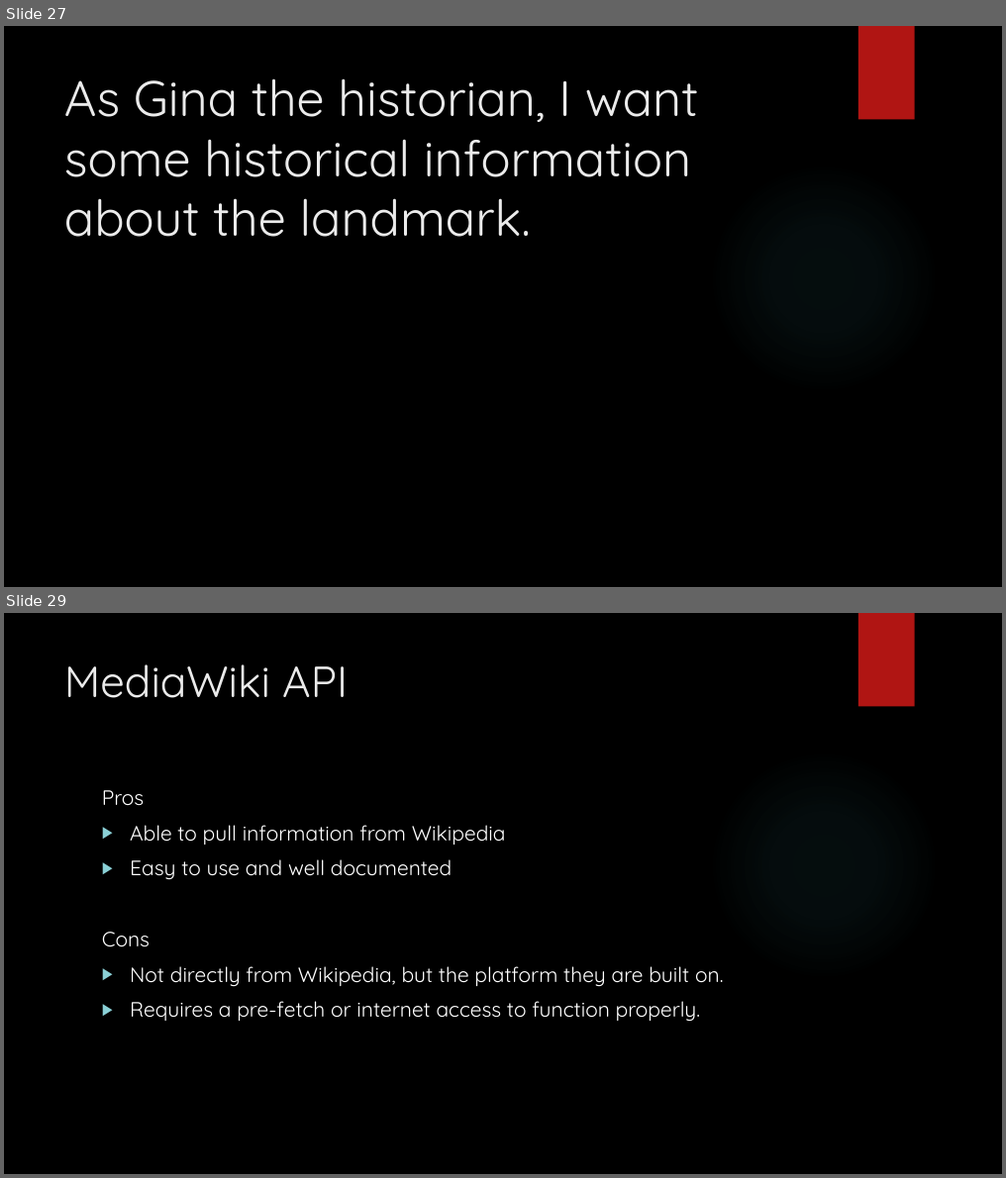
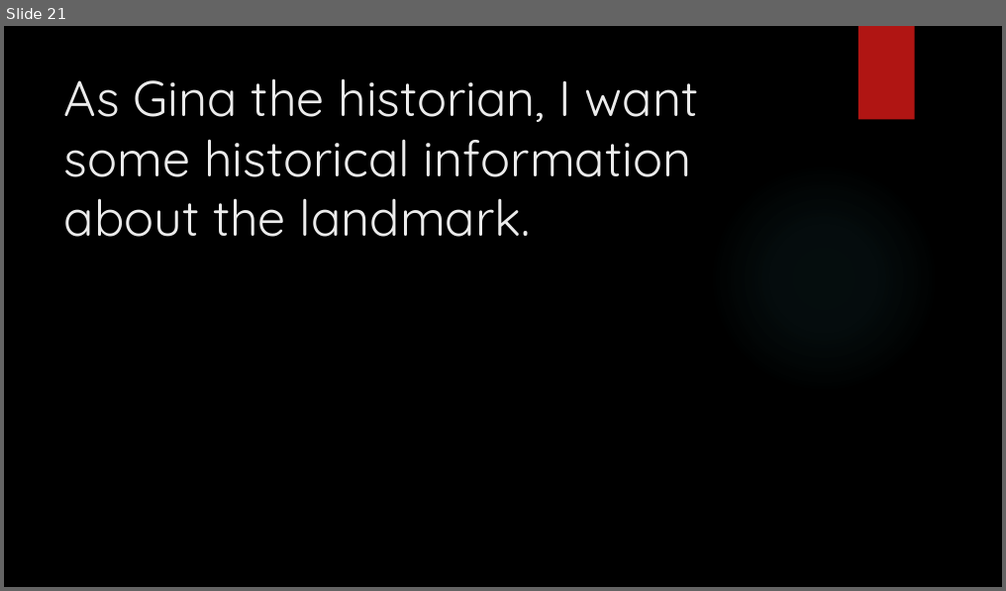
Before and after one commit to junmin-yee/Landmarked, a slide deck: Technology Presentation.pptx. Shown one above the other, each under a label of ours: slides 27 and 29 before the commit, slide 21 after it; the slides between them are not shown. The pictures are 1006x1178 and 1006x591 pixels, drawn with LibreOffice and Linux fonts; fonts in the diff are those of the drawing; background and template pictures are left out. Boxes give left, top, right and bottom in pixels: in the first picture for what was removed or moved away, otherwise in the second. Text is boxed around its words. In the diff, an @@ line names an element or a change of style, - is before the commit and + after.

```diff
--- a/Technology Presentation.pptx
+++ b/Technology Presentation.pptx
@@ slide 29 removed at [4,613,1002,1174], background picture (left out); not listed: 2 template elements that a slide beside it also shows @@
@@ title removed at [64,664,348,698] @@
-MediaWiki API
@@ text removed at [102,790,723,1022] @@
-Pros
-▶ Able to pull information from Wikipedia
-▶ Easy to use and well documented
-Cons
-▶ Not directly from Wikipedia, but the platform they are built on.
-▶ Requires a pre-fetch or internet access to function properly.
@@ what was slide 27 is now slide 21 @@
```
Also in this commit, not shown: 5 slides changed, 9 slides added, 17 other slides removed.
